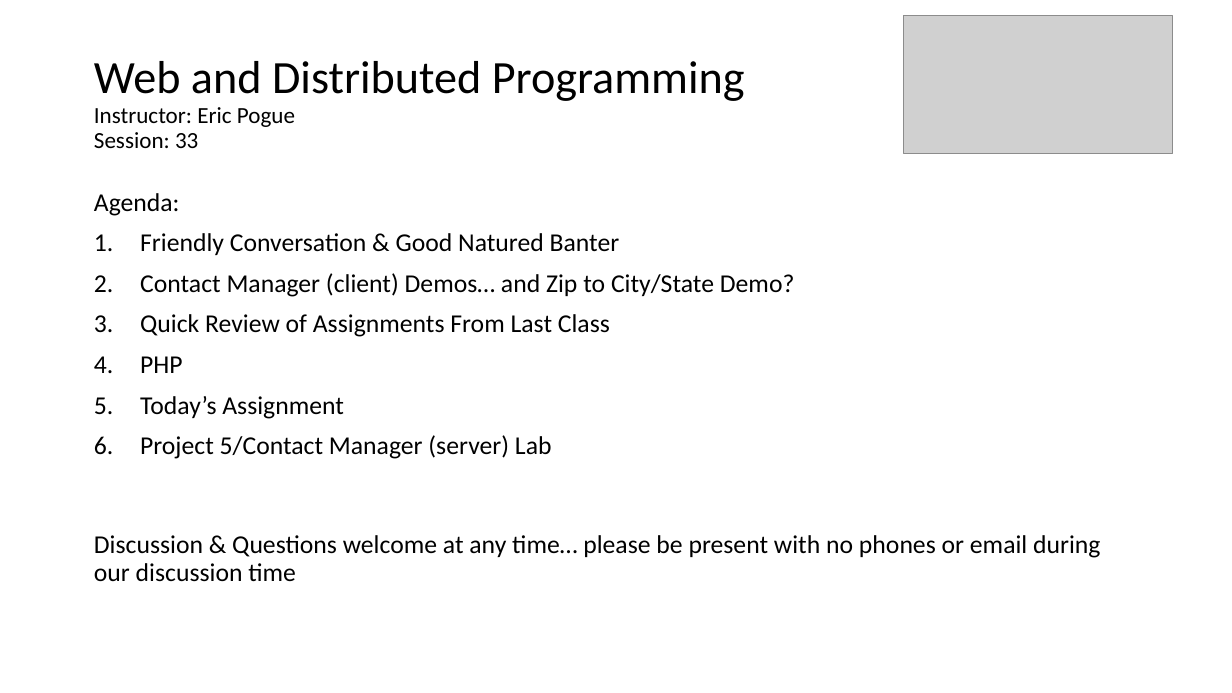
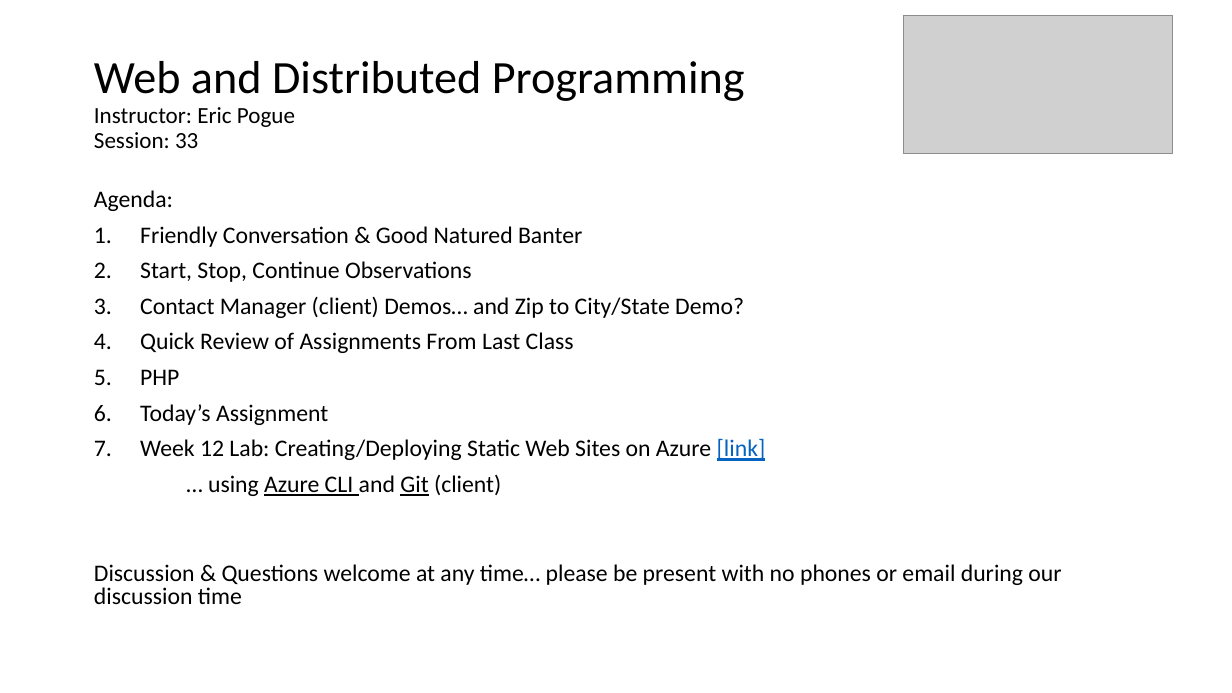
Before and after one commit to EricJPogue/www-epogue-info, a slide deck: slide 1 of CPSC-24700/Presentations/session-33.pptx. Drawn at 1232x693 pixels with LibreOffice and Linux fonts; fonts in the diff are those of the drawing; grey boxes stand for pictures. Boxes give left, top, right and bottom in pixels: in the first picture for what was removed or moved away, otherwise in the second. Text is boxed around its words. In the diff, an @@ line names an element or a change of style, - is before the commit and + after.

Commit message:
Update session 33 documents.

```diff
--- a/CPSC-24700/Presentations/session-33.pptx
+++ b/CPSC-24700/Presentations/session-33.pptx
@@ text at <box>94,190,1061,604</box>: size 20 to 18.5 pt in "Agenda:", "Friendly Conversation & Good Natured Banter", "Contact Manager (client) Demos… and Zip to ...", "Quick Review of Assignments From Last Class" and 3 more places; line spacing 0.9 to 0.8 @@
@@ text at <box>140,261,472,282</box>: paragraph added @@
+2. Start, Stop, Continue Observations
@@ text at <box>140,438,766,496</box>: text changed; size 20 to 18.5 pt @@
-6. Project 5/Contact Manager (server) Lab
+7. Week 12 Lab: Creating/Deploying Static Web Sites on Azure [link]
+… using Azure CLI and Git (client)
```
Also in this commit, not shown: 2 other slides changed, 3 other files.
